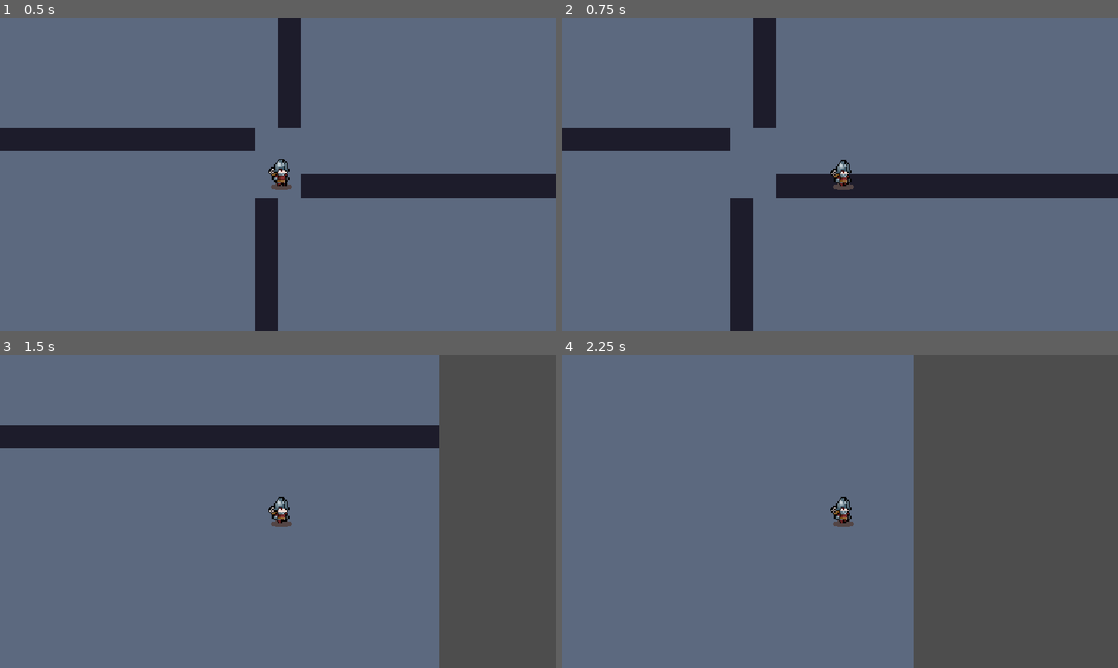
Above: before the commit, frames 1-4 (two rows, left to right).
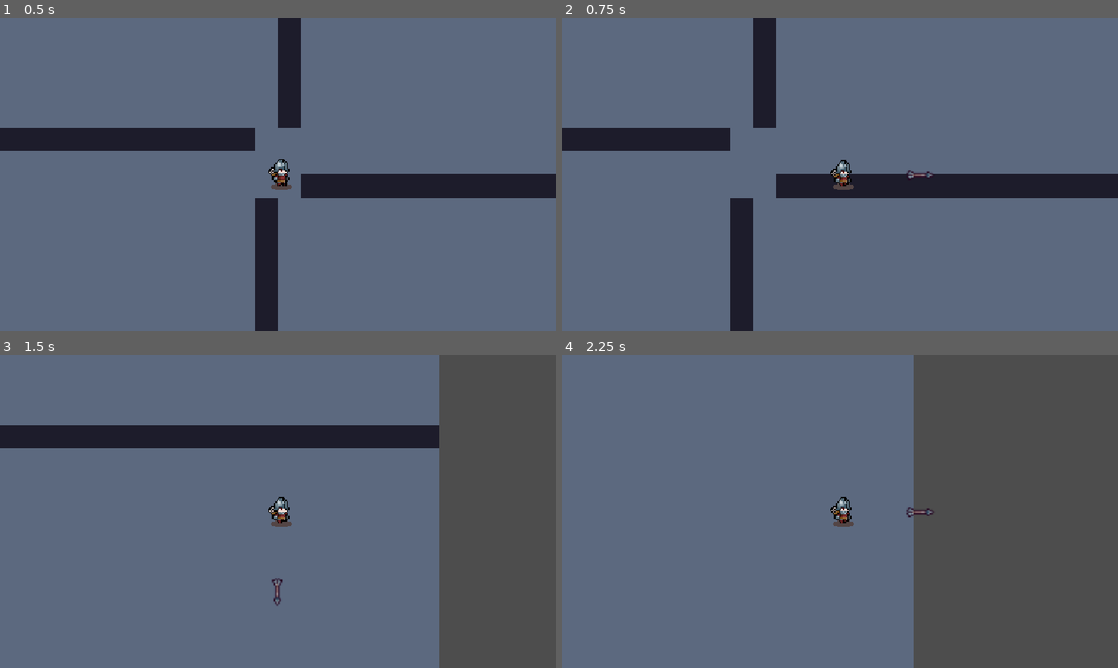
Above: after the commit, the same moments.

Repository: vorrjjard-2/game-dev
Game: Godot game, scene res://node_2d.tscn
Two runs of this game, one before a commit and one after it. Both use one fixed random seed, a clock stepped at 60 frames per second and the inputs below. The engine's default icon, where the game draws it, is replaced by a stand-in: a white triangle on a blue panel in a dark square.
Inputs:
- Up to frame 1 (0.5 s): no input
- Up to frame 2 (0.75 s): tap Enter at 0.5 s; hold Right (ui_right) from 0.53 s (still down); tap Space (shoot, bound only after the commit) at 0.6 s
- Up to frame 3 (1.5 s): release Right (ui_right) at 1.28 s; hold Down (ui_down) from 1.28 s (still down); tap Space (shoot, bound only after the commit) at 1.35 s
- Up to frame 4 (2.25 s): release Down (ui_down) at 2.03 s; hold Right (ui_right) from 2.03 s (still down); tap Space (shoot, bound only after the commit) at 2.1 s

Frame 1 is identical in both runs. In frame 2, less than 0.1% of the frame differs, in the area x 61-67%, y 48-52%; in frame 3, less than 0.1%, in the area x 48-51%, y 71-81%; in frame 4, less than 0.1%.

Commit message:
shooting

Diff:
--- /dev/null
+++ b/game-3/arrow.gd
@@ -0,0 +1,19 @@
+extends Area2D
+
+const SPEED := 600.0
+
+var direction := Vector2.RIGHT
+var shooter: Node = null
+
+func _ready() -> void:
+	rotation = direction.angle()
+	body_entered.connect(_on_body_entered)
+	get_tree().create_timer(2.0).timeout.connect(queue_free) # remove arrows every 2 sec
+
+func _physics_process(delta: float) -> void:
+	position += direction * SPEED * delta
+
+func _on_body_entered(body: Node) -> void:
+	if body == shooter:
+		return
+	queue_free() # dissaprear after hitting something
--- /dev/null
+++ b/game-3/arrow.tscn
@@ -0,0 +1,17 @@
+[gd_scene format=3 uid="uid://dyq7tph8o5w37"]
+
+[ext_resource type="Script" uid="uid://4g5l1mome0vb" path="res://arrow.gd" id="1_2ndhl"]
+[ext_resource type="Texture2D" uid="uid://k6hbi184o5jx" path="res://Tiny RPG Character Asset Pack 01 v2.0 -Free Soldier&Orc/Arrow(Projectile)/Arrow01(32x32).png" id="1_l5ahi"]
+
+[sub_resource type="RectangleShape2D" id="RectangleShape2D_gbb63"]
+size = Vector2(20, 7)
+
+[node name="Arrow" type="Area2D" unique_id=724070301]
+script = ExtResource("1_2ndhl")
+
+[node name="Sprite2D" type="Sprite2D" parent="." unique_id=809760904]
+texture = ExtResource("1_l5ahi")
+
+[node name="CollisionShape2D" type="CollisionShape2D" parent="." unique_id=1887585212]
+position = Vector2(0, 0.5)
+shape = SubResource("RectangleShape2D_gbb63")
--- a/game-3/character_body_2d.gd
+++ b/game-3/character_body_2d.gd
@@ -3,6 +3,8 @@
 @onready var body = self
 @onready var animated_sprite = $AnimatedSprite2D
 
+const ARROW_SCENE := preload("res://arrow.tscn")
+var facing := Vector2.RIGHT
 const SPEED := 300.0
 
 func _ready() -> void:
@@ -11,6 +13,7 @@
 func _physics_process(delta: float) -> void:
 	var direction := Input.get_vector("ui_left", "ui_right", "ui_up", "ui_down")
 	if direction:
+		facing = direction.normalized()
 		velocity = direction * SPEED
 		animated_sprite.play("walk")
 		if velocity.x != 0:
@@ -22,5 +25,15 @@
 
 	move_and_slide()
 
+	if Input.is_action_just_pressed("shoot"):
+		shoot()
+
 	if is_on_wall():
 		animated_sprite.play("idle")
+
+func shoot() -> void:
+	var arrow := ARROW_SCENE.instantiate()
+	arrow.direction = facing
+	arrow.shooter = self
+	arrow.global_position = global_position + facing * 20
+	get_parent().add_child(arrow)
--- a/game-3/project.godot
+++ b/game-3/project.godot
@@ -20,6 +20,14 @@
 window/stretch/mode="canvas_items"
 window/stretch/aspect="expand"
 
+[input]
+
+shoot={
+"deadzone": 0.2,
+"events": [Object(InputEventKey,"resource_local_to_scene":false,"resource_name":"","device":-1,"window_id":0,"alt_pressed":false,"shift_pressed":false,"ctrl_pressed":false,"meta_pressed":false,"pressed":false,"keycode":0,"physical_keycode":32,"key_label":0,"unicode":32,"location":0,"echo":false,"script":null)
+]
+}
+
 [physics]
 
 3d/physics_engine="Jolt Physics"
Not shown, added: game-3/arrow.gd.uid
